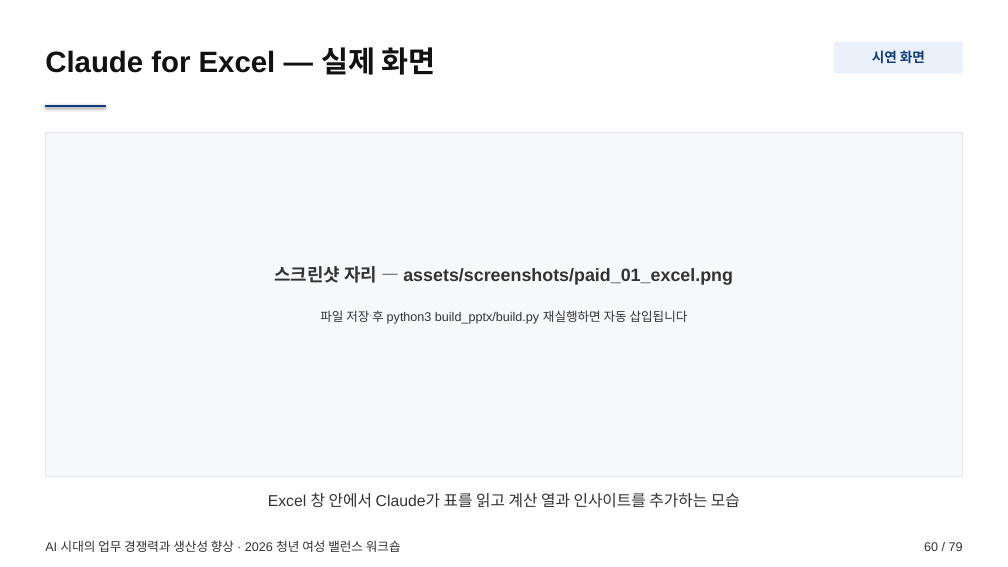
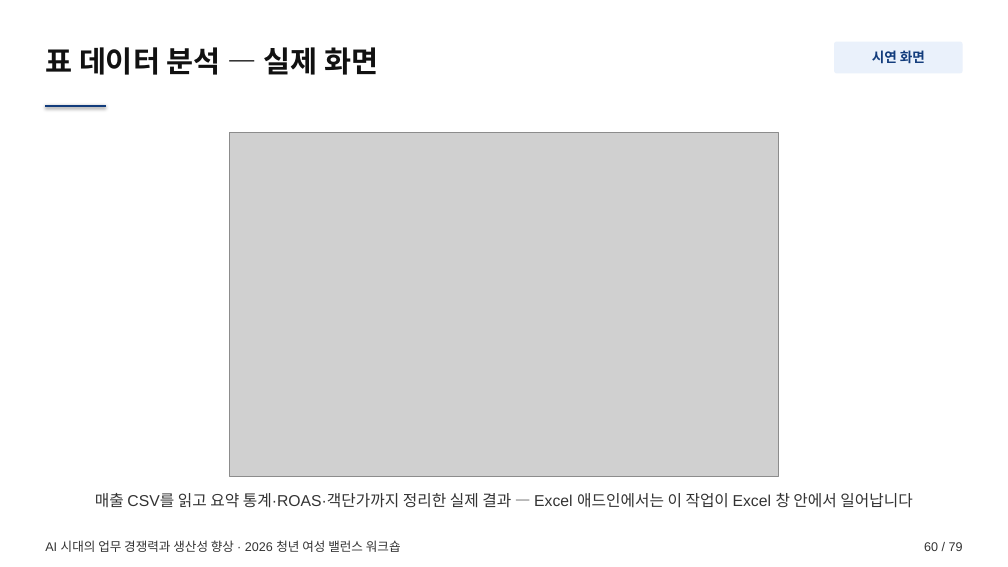
Before and after one commit to smilesjcha/how-to-work-better, a slide deck: slide 60 of lectures/20260723-worklife-ax-workshop/output/worklife-ax-workshop.pptx. Drawn at 1008x567 pixels with LibreOffice and Linux fonts; fonts in the diff are those of the drawing; grey boxes stand for pictures. Boxes give left, top, right and bottom in pixels: in the first picture for what was removed or moved away, otherwise in the second. Text is boxed around its words. In the diff, an @@ line names an element or a change of style, - is before the commit and + after.

```diff
--- a/lectures/20260723-worklife-ax-workshop/output/worklife-ax-workshop.pptx
+++ b/lectures/20260723-worklife-ax-workshop/output/worklife-ax-workshop.pptx
@@ text at (45, 47, 378, 75): text changed @@
-Claude for Excel — 실제 화면
+표 데이터 분석 — 실제 화면
@@ rectangle removed at (45, 132, 963, 476) @@
@@ picture added at (230, 132, 778, 476) @@
@@ text removed at (274, 266, 733, 285) @@
-스크린샷 자리 — assets/screenshots/paid_01_excel.png
@@ text removed at (320, 310, 688, 324) @@
-파일 저장 후 python3 build_pptx/build.py 재실행하면 자동 삽입됩니다
@@ text at (95, 493, 912, 508): text changed @@
-Excel 창 안에서 Claude가 표를 읽고 계산 열과 인사이트를 추가하는 모습
+매출 CSV를 읽고 요약 통계·ROAS·객단가까지 정리한 실제 결과 — Excel 애드인에서는 이 작업이 Excel 창 안에서 일어납니다
```
Also in this commit, not shown: 4 other slides changed, 10 other files.
